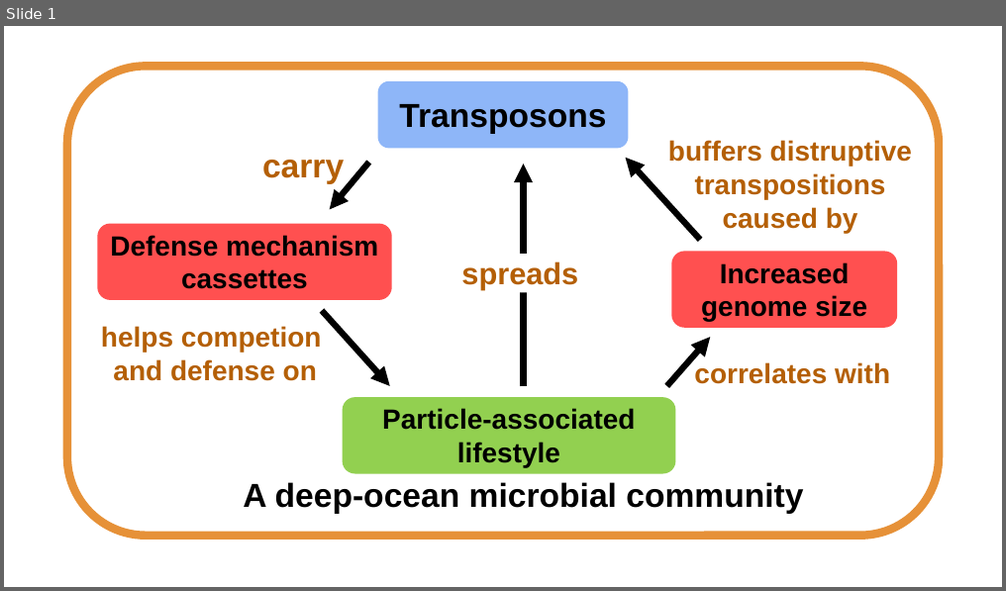
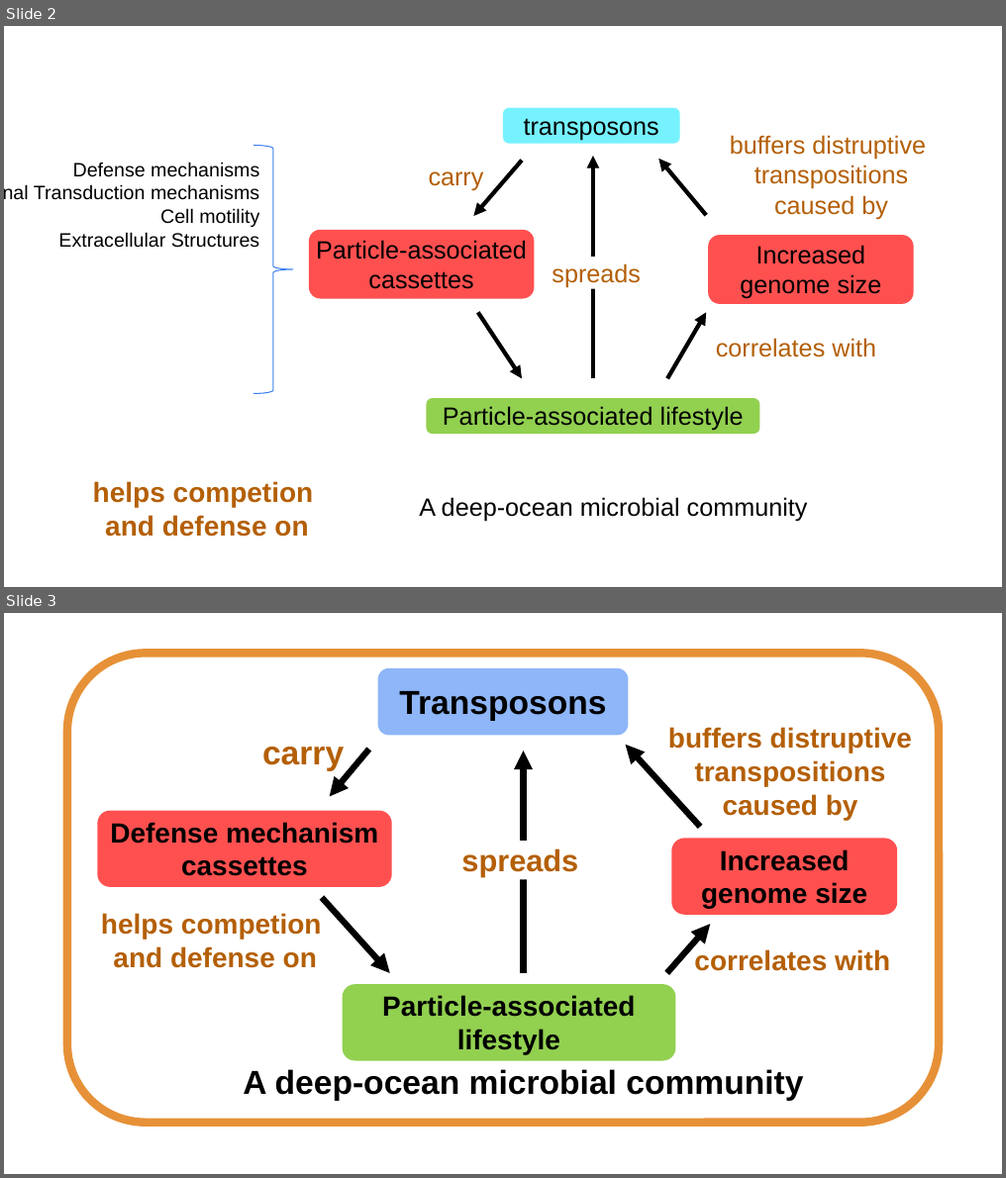
Before and after one commit to carleton-spacehogs/transposase-deep-ocean, a slide deck: Figure Generating/illustration_conclusion.pptx. Shown one above the other, each under a label of ours: slide 1 before the commit, slides 2 and 3 after it. The pictures are 1006x591 and 1006x1178 pixels, drawn with LibreOffice and Linux fonts; fonts in the diff are those of the drawing. Boxes give left, top, right and bottom in pixels: in the first picture for what was removed or moved away, otherwise in the second. Text is boxed around its words. In the diff, an @@ line names an element or a change of style, - is before the commit and + after.

```diff
--- a/Figure Generating/illustration_conclusion.pptx
+++ b/Figure Generating/illustration_conclusion.pptx
@@ slide 2 added at [4,26,1002,587], background #FFFFFF @@
@@ rounded rectangle added at [503,108,679,144], fill #76F2FF, 18 pt, text #000000 @@
+transposons
@@ text added at [730,135,926,219], 18 pt, text #B45F06 @@
+buffers distruptive
+transpositions
+caused by
@@ text added at [34,162,259,248], 14 pt, text #000000 @@
+Defense mechanisms
+Signal Transduction mechanisms
+Cell motility
+Extracellular Structures
@@ right brace added at [253,145,293,393], outline #3C81F3 0.75 pt @@
@@ text added at [429,172,484,191], 18 pt, text #B45F06 @@
+carry
@@ arrow added from (522, 161) to (474, 216), #000000 3 pt @@
@@ arrow added from (593, 379) to (593, 156), #000000 3 pt @@
@@ arrow added from (707, 216) to (658, 159), #000000 3 pt @@
@@ rounded rectangle added at [308,230,534,298], fill #FF5050, 18 pt, text #000000 @@
+Particle-associated
+cassettes
@@ rounded rectangle added at [708,235,913,303], fill #FF5050, 18 pt, text #000000 @@
+Increased genome size
@@ text added at [551,264,641,287], 18 pt, text #B45F06 @@
+spreads
@@ arrow added from (478, 312) to (522, 379), #000000 3 pt @@
@@ arrow added from (667, 379) to (707, 312), #000000 3 pt @@
@@ text added at [716,338,876,358], 18 pt, text #B45F06 @@
+correlates with
@@ rounded rectangle added at [426,398,759,434], fill #92D050, 18 pt, text #000000 @@
+Particle-associated lifestyle
@@ text added at [93,481,314,537], 20 pt, text #B45F06, bold @@
+helps competion
+and defense on
@@ text added at [419,497,808,521], 18 pt, text #000000 @@
+A deep-ocean microbial community
@@ what was slide 1 is now slide 3 @@
```
Also in this commit, not shown: 1 other slide added, 33 other files.
